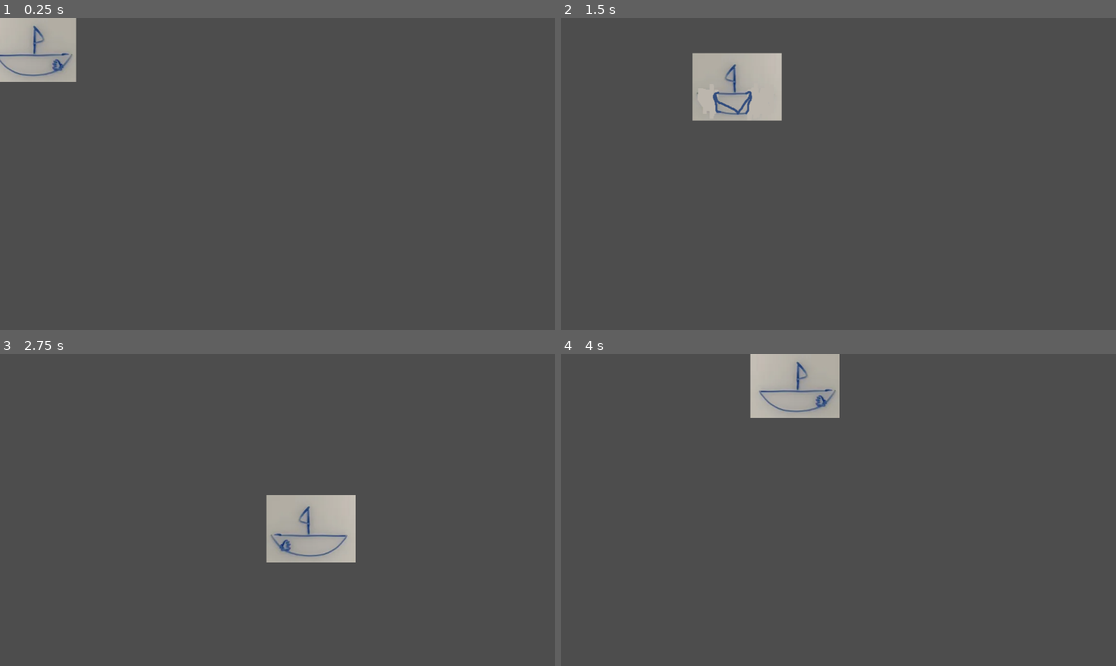
Above: before the commit, frames 1-4 (two rows, left to right).
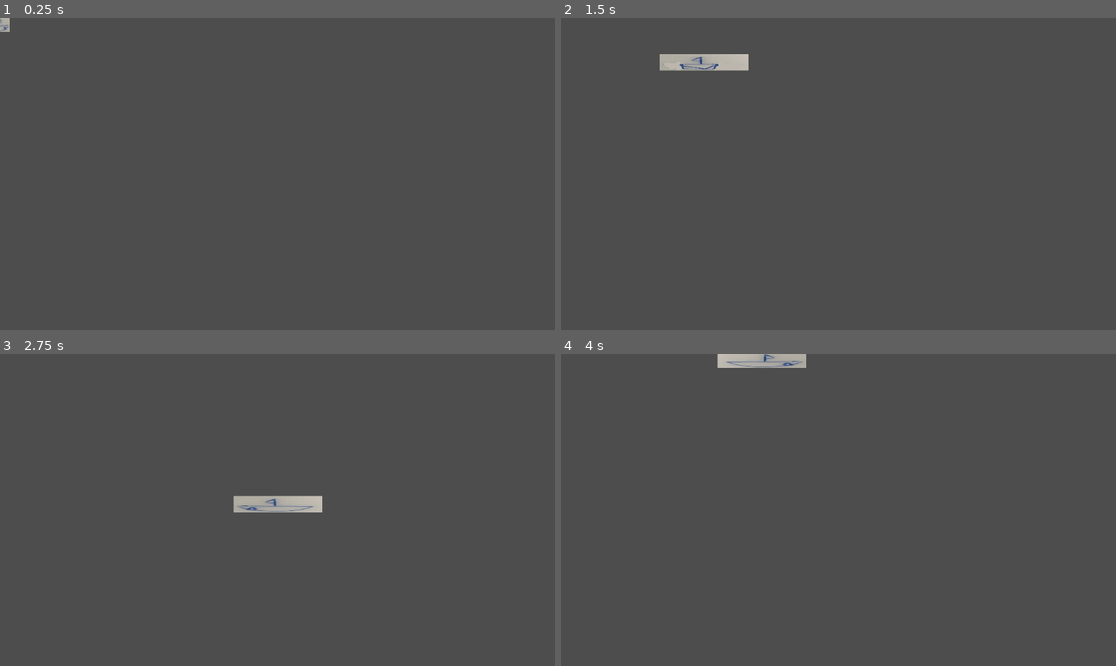
Above: after the commit, the same moments.

Repository: leonblum1208/nl_game_jam_3
Game: Godot game, scene res://scenes/levels/Level.tscn
Same seed, same stepped clock (60 frames per second), same inputs: the game is played once before the commit and once after it. The project has no main scene, so this scene is started directly.
Inputs:
- Up to frame 1 (0.25 s): no input
- Up to frame 2 (1.5 s): tap Enter at 0.5 s; hold D (right) 0.53-1.28 s; hold S (down) from 1.28 s (still down)
- Up to frame 3 (2.75 s): release S (down) at 2.03 s; hold D (right) from 2.03 s (still down)
- Up to frame 4 (4 s): release D (right) at 2.78 s; hold W (up) 2.78-3.53 s; hold A (left) from 3.53 s (still down)

The runs differ from the first frame. In frame 1, 2.8% of the frame differs, in the area x 0-14%, y 0-21%; in frame 2, 3.4%, in the area x 17-40%, y 11-33%; in frame 3, 3.4%; in frame 4, 3.3%.

Commit message:
Downsize ship and update collision box

Diff:
--- a/scenes/characters/Ship.tscn
+++ b/scenes/characters/Ship1.tscn
@@ -3,16 +3,20 @@
 [ext_resource type="Script" uid="uid://bqkj7jpowsu5a" path="res://scenes/characters/ship.gd" id="1_gjfe0"]
 [ext_resource type="Texture2D" uid="uid://io3bud0ykm3q" path="res://sprites/ship_side.png" id="2_xl753"]
 
-[sub_resource type="RectangleShape2D" id="RectangleShape2D_xl753"]
-size = Vector2(76.5, 89.5)
+[sub_resource type="CapsuleShape2D" id="CapsuleShape2D_pk86d"]
+radius = 6.0
 
 [node name="Ship" type="CharacterBody2D"]
 script = ExtResource("1_gjfe0")
 
 [node name="Sprite2D" type="Sprite2D" parent="."]
-position = Vector2(66, 63)
+position = Vector2(-3, 12)
+scale = Vector2(0.25, 0.25)
 texture = ExtResource("2_xl753")
+region_enabled = true
+region_rect = Rect2(0, 0, 184, 136)
 
 [node name="CollisionShape2D" type="CollisionShape2D" parent="."]
-position = Vector2(64, 64)
-shape = SubResource("RectangleShape2D_xl753")
+position = Vector2(-2, 18)
+rotation = 1.5708
+shape = SubResource("CapsuleShape2D_pk86d")
--- a/scenes/levels/Level.tscn
+++ b/scenes/levels/Level.tscn
@@ -1,6 +1,6 @@
 [gd_scene load_steps=2 format=3 uid="uid://bwip8cvjt802y"]
 
-[ext_resource type="PackedScene" uid="uid://bnsxcansar7fc" path="res://scenes/characters/Ship.tscn" id="1_mn00y"]
+[ext_resource type="PackedScene" uid="uid://bnsxcansar7fc" path="res://scenes/characters/Ship1.tscn" id="1_mn00y"]
 
 [node name="Level" type="Node2D"]
 
Binary file added: sprites/FantasyPixelArtVehicles.png
Not shown, added: sprites/FantasyPixelArtVehicles.png.import
